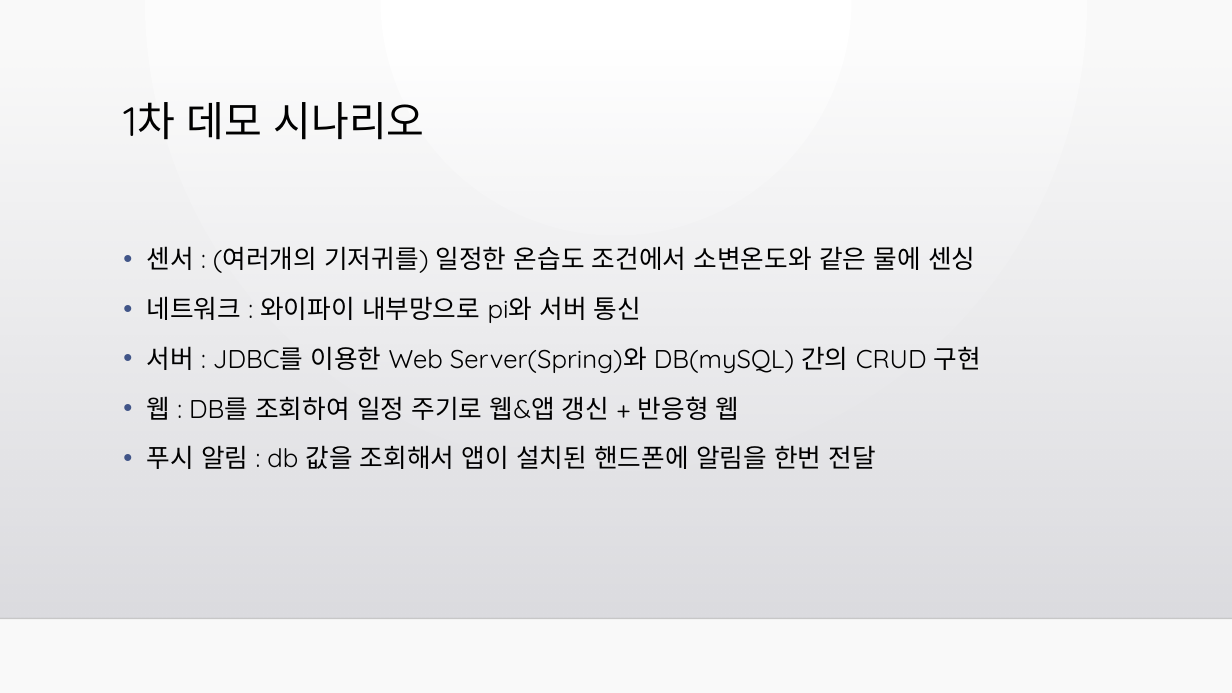
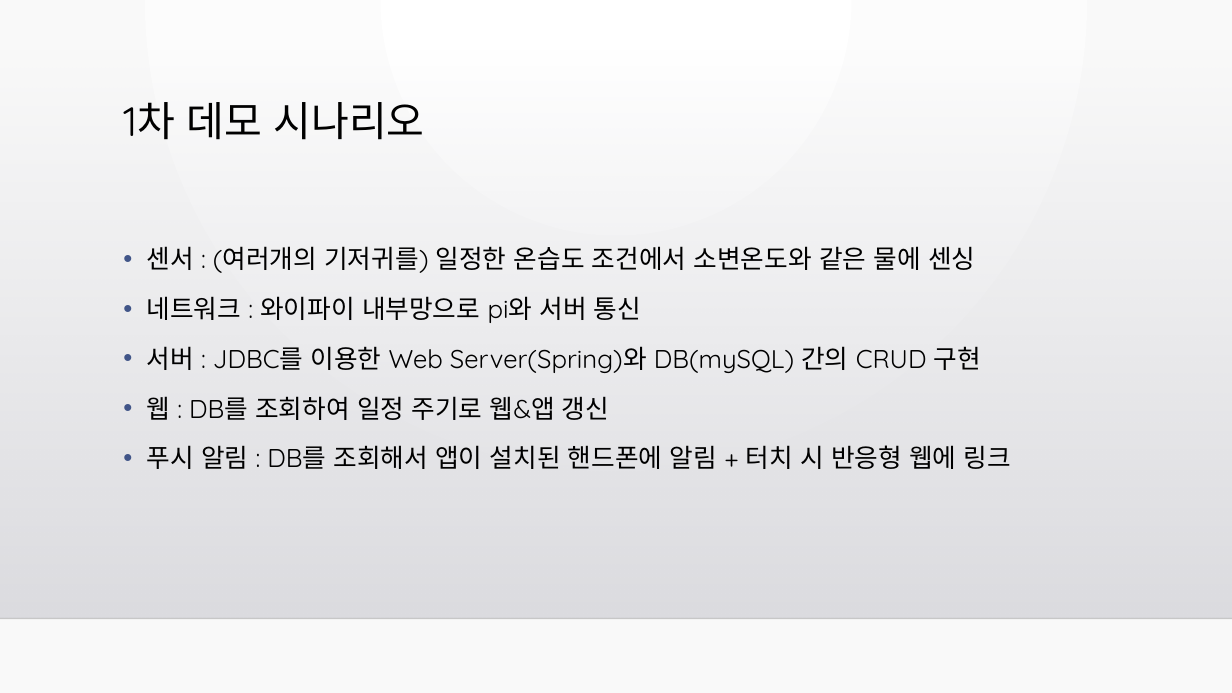
Before and after one commit to J0minsu/Hanggies, a slide deck: slide 2 of Youngchan/데모 시나리오.pptx. Drawn at 1232x693 pixels with LibreOffice and Linux fonts; fonts in the diff are those of the drawing; background and template pictures are left out. Boxes give left, top, right and bottom in pixels: in the first picture for what was removed or moved away, otherwise in the second. Text is boxed around its words. In the diff, an @@ line names an element or a change of style, - is before the commit and + after.

```diff
--- a/Youngchan/데모 시나리오.pptx
+++ b/Youngchan/데모 시나리오.pptx
@@ text at (x1=147, y1=396, x2=1011, y2=469): text changed @@
-• 웹 : DB를 조회하여 일정 주기로 웹&앱 갱신 + 반응형 웹
-• 푸시 알림 : db 값을 조회해서 앱이 설치된 핸드폰에 알림을 한번 전달
+• 웹 : DB를 조회하여 일정 주기로 웹&앱 갱신
+• 푸시 알림 : DB를 조회해서 앱이 설치된 핸드폰에 알림 + 터치 시 반응형 웹에 링크
```
